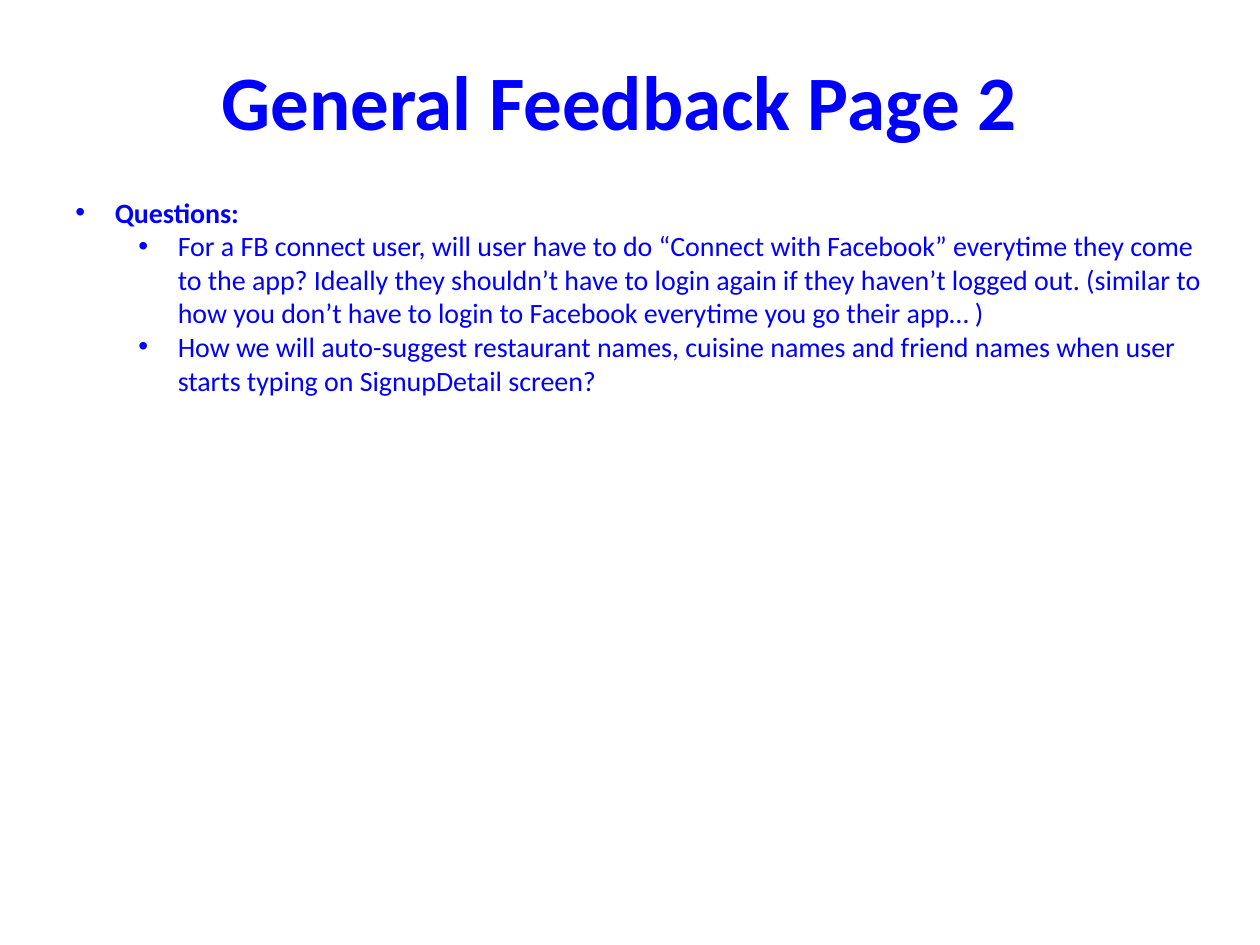
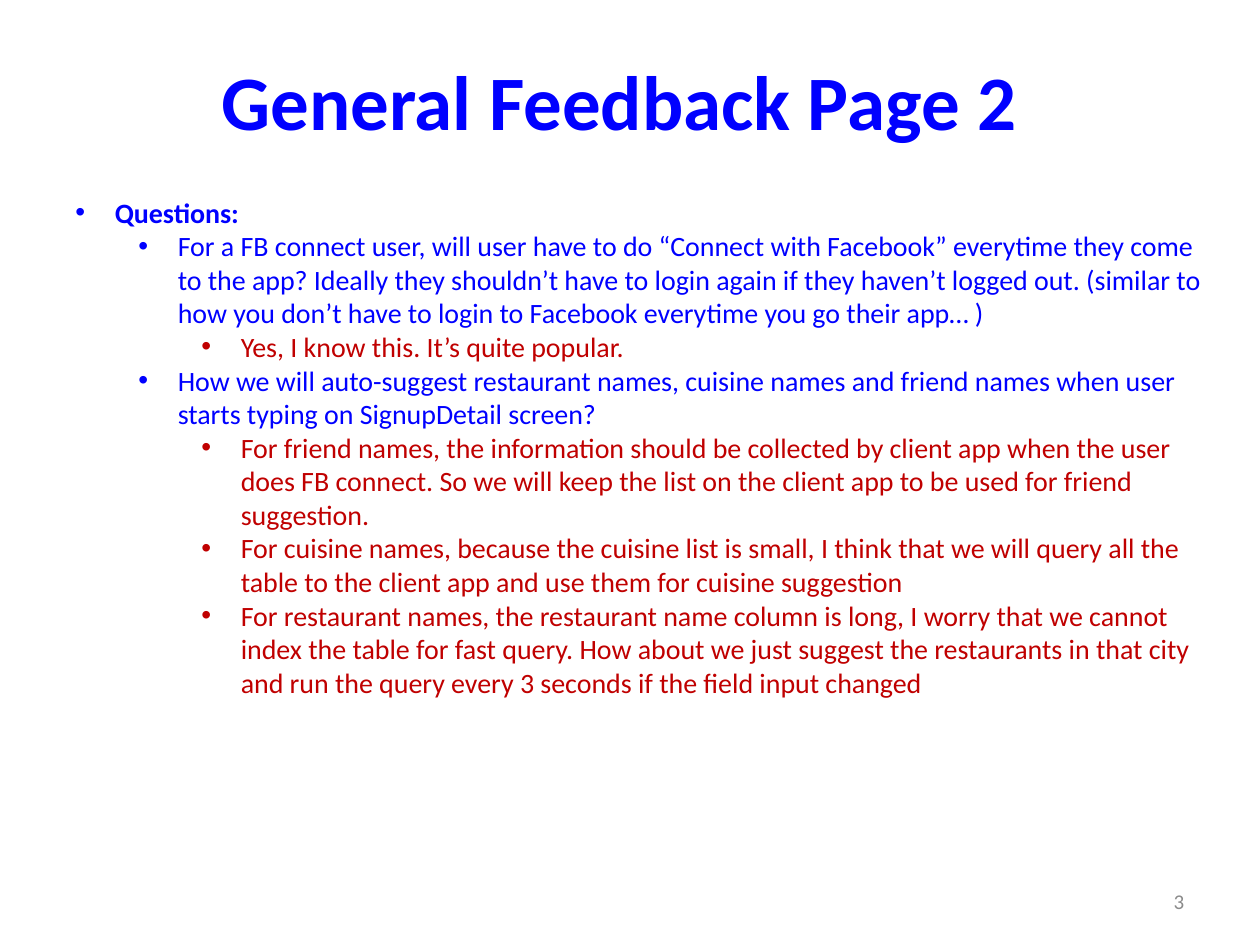
Before and after one commit to catalonia/mob, a slide deck: slide 3 of ws/WS Design Docs/API_Listing.pptx. Drawn at 1260x945 pixels with LibreOffice and Linux fonts; fonts in the diff are those of the drawing. Boxes give left, top, right and bottom in pixels: in the first picture for what was removed or moved away, otherwise in the second. Text is boxed around its words. In the diff, an @@ line names an element or a change of style, - is before the commit and + after.

Commit message:
Update API document as Deepinder's feedbacks
Just updated API document as Deepinder's feedbacks. I put some questions
in the document. Waiting for your answers.

```diff
--- a/ws/WS Design Docs/API_Listing.pptx
+++ b/ws/WS Design Docs/API_Listing.pptx
@@ text at (241,337,623,362): paragraph added @@
+    • Yes, I know this. It’s quite popular.
@@ text at (241,438,1189,698): paragraphs added @@
+    • For friend names, the information should be collected by client app when the user does FB connect. So we will keep the list on the client app to be used for friend suggestion.
+    • For cuisine names, because the cuisine list is small, I think that we will query all the table to the client app and use them for cuisine suggestion
+    • For restaurant names, the restaurant name column is long, I worry that we cannot index the table for fast query. How about we just suggest the restaurants in that city and run the query every 3 seconds if the field input changed
@@ page number added at (1174,895,1185,909), 12 pt, text #8C8C8C @@
+3
```
Also in this commit, not shown: 29 other slides changed, 7 slides added, 2 slides removed.
